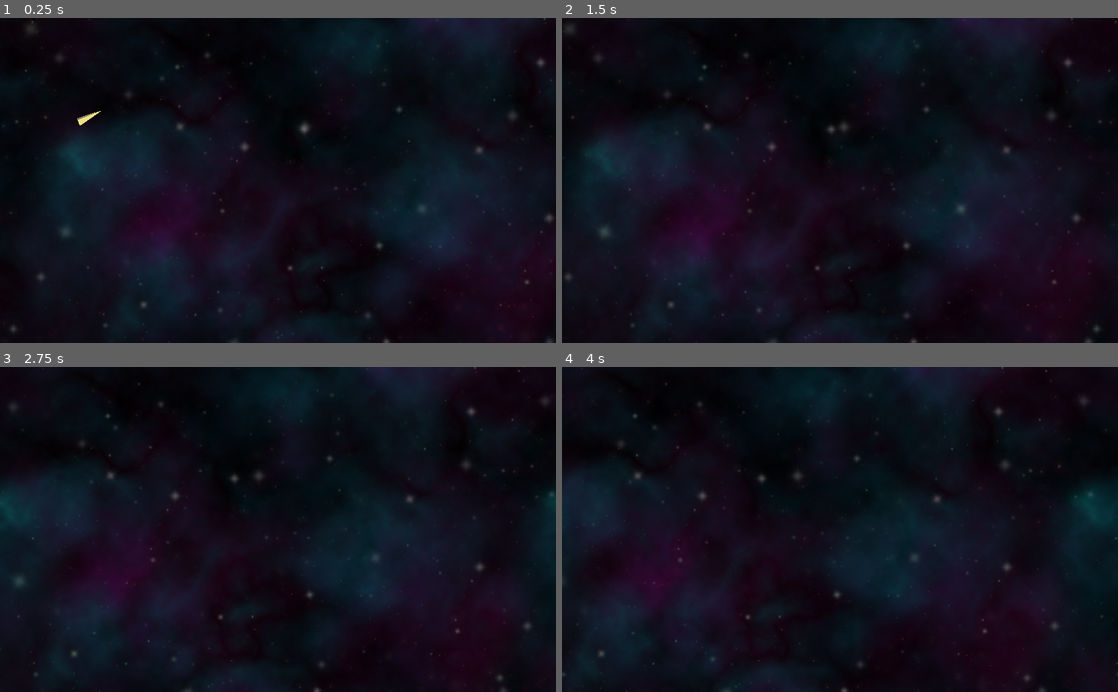
Above: before the commit, frames 1-4 (two rows, left to right).
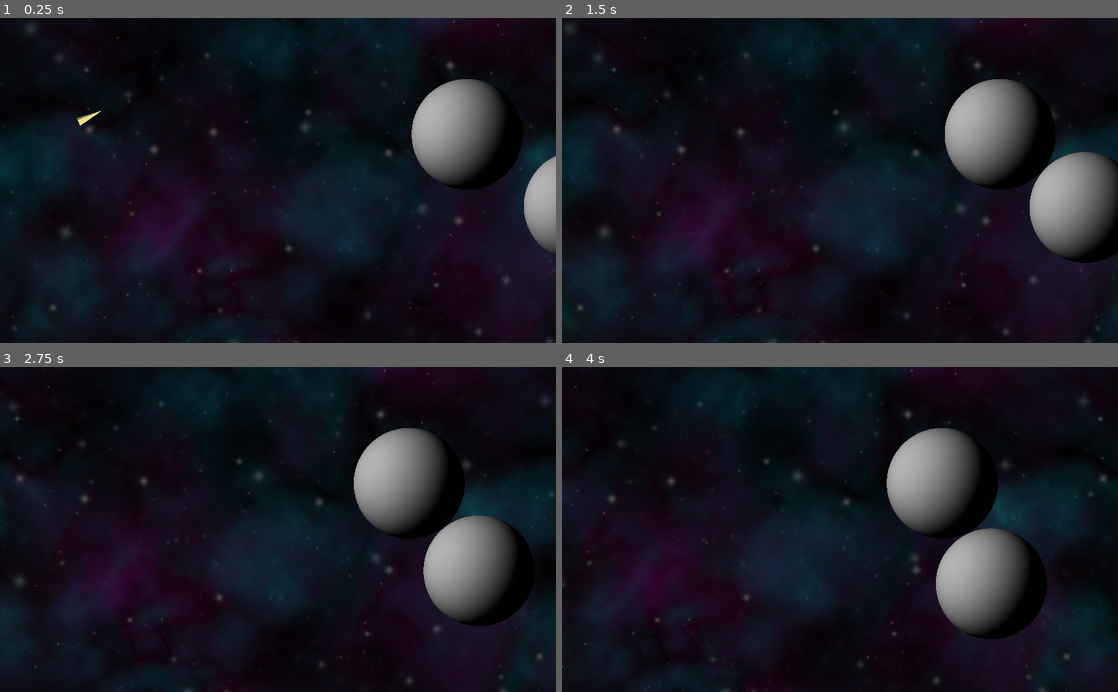
Above: after the commit, the same moments.

Repository: RichoM/godot-PhysicalBits-plugin
Game: Godot game, scene res://Main.tscn
Same seed, same stepped clock (60 frames per second), same inputs: the game is played once before the commit and once after it.
Inputs:
- Up to frame 1 (0.25 s): no input
- Up to frame 2 (1.5 s): hold Space (movement_up) 0.53-1.28 s
- Up to frame 3 (2.75 s): hold Space (movement_up) from 2.03 s (still down)
- Up to frame 4 (4 s): release Space (movement_up) at 3.53 s

The runs differ from the first frame. In frame 1, 12% of the frame differs, in the area x 0-100%, y 0-100%; in frame 2, 14%; in frame 3, 15%; in frame 4, 16%.

Commit message:
Adding placeholder asteroids and experimenting with physics and collision detection

Diff:
--- a/Main.tscn
+++ b/Main.tscn
@@ -6,6 +6,7 @@
 [ext_resource path="res://space_noise/space_noise_0.tres" type="Material" id=4]
 [ext_resource path="res://space_noise/space_noise_2.tres" type="Material" id=5]
 [ext_resource path="res://airplane/legalpad.jpg" type="Texture" id=6]
+[ext_resource path="res://asteroid.tscn" type="PackedScene" id=7]
 
 [sub_resource type="Environment" id=1]
 background_mode = 1
@@ -29,27 +30,30 @@
 emission_operator = 0
 emission_on_uv2 = false
 
+[sub_resource type="BoxShape" id=4]
+extents = Vector3( 0.0205623, 0.00726444, 0.0313064 )
+
 [node name="Spatial" type="Spatial"]
 
 [node name="Camera" type="Camera" parent="."]
-transform = Transform( 1, 0, 0, 0, 1, 0, 0, 0, 1, 0, 0, 0.103825 )
+transform = Transform( 1, 0, 0, 0, 1, 0, 0, 0, 1, 0, 0, 0.5 )
 keep_aspect = 0
 environment = SubResource( 1 )
 projection = 1
 
 [node name="space_noise_0" type="MeshInstance" parent="."]
-transform = Transform( 1, 0, 0, 0, -1.62921e-07, -1, 0, 1, -1.62921e-07, 0, 0, -0.778113 )
+transform = Transform( 1, 0, 0, 0, -1.62921e-07, -1, 0, 1, -1.62921e-07, 0, 0, -3 )
 visible = false
 mesh = SubResource( 2 )
 material/0 = ExtResource( 4 )
 
 [node name="space_noise_1" type="MeshInstance" parent="."]
-transform = Transform( 1, 0, 0, 0, -1.62921e-07, -1, 0, 1, -1.62921e-07, 0, 0, -0.778113 )
+transform = Transform( 1, 0, 0, 0, -1.62921e-07, -1, 0, 1, -1.62921e-07, 0, 0, -2 )
 mesh = SubResource( 2 )
 material/0 = ExtResource( 3 )
 
 [node name="space_noise_2" type="MeshInstance" parent="."]
-transform = Transform( 1, 0, 0, 0, -1.62921e-07, -1, 0, 1, -1.62921e-07, 0.162967, 0.00509271, -0.778113 )
+transform = Transform( 1, 0, 0, 0, -1.62921e-07, -1, 0, 1, -1.62921e-07, 0, 0, -1 )
 mesh = SubResource( 2 )
 material/0 = ExtResource( 5 )
 
@@ -57,13 +61,25 @@
 transform = Transform( 0.396038, 0.59109, -0.702686, -0.532465, 0.771291, 0.3487, 0.748088, 0.236057, 0.620195, 0, 0, 0 )
 light_energy = 0.7
 
-[node name="airplane" type="Spatial" parent="."]
-transform = Transform( 1, 0, 0, 0, 1, 0, 0, 0, 1, -0.357185, 0.00509271, 0 )
+[node name="airplane" type="Area" parent="."]
+transform = Transform( 1, 0, 0, 0, 1, 0, 0, 0, 1, -0.357, 0.005, 0 )
 script = ExtResource( 1 )
 
 [node name="rotation" type="Spatial" parent="airplane"]
 
 [node name="mesh" type="MeshInstance" parent="airplane/rotation"]
-transform = Transform( -0.976915, 0.213627, -7.78829e-07, 0.213627, 0.976915, 1.39217e-07, 3.95295e-07, -1.51878e-08, -2, 0.0198058, -0.0113749, -0.0382985 )
+transform = Transform( -0.976915, 0.213627, -7.78829e-07, 0.213627, 0.976915, 1.39217e-07, 3.95295e-07, -1.51878e-08, -2, 0.0198058, -0.0113749, -0.000543505 )
 mesh = ExtResource( 2 )
 material/0 = SubResource( 3 )
+
+[node name="CollisionShape" type="CollisionShape" parent="airplane"]
+transform = Transform( 1, 0, 0, 0, 1, 0, 0, 0, 1, 0.019, 0, 0 )
+shape = SubResource( 4 )
+
+[node name="asteroid" parent="." instance=ExtResource( 7 )]
+transform = Transform( 1, 0, 0, 0, 1, 0, 0, 0, 1, 0.56284, -0.0461345, 0 )
+speed = 5.0
+
+[node name="asteroid2" parent="." instance=ExtResource( 7 )]
+transform = Transform( 1, 0, 0, 0, 1, 0, 0, 0, 1, 0.350622, 0.0830419, 0 )
+speed = 2.5
--- a/airplane.gd
+++ b/airplane.gd
@@ -1,9 +1,12 @@
-extends Spatial
+extends Area
 
 const GRAVITY = -0.81
 
 var time = 0
 var vel = 0.5
+
+func _ready():
+	pass
 
 func _process(delta):
 	if Input.is_action_pressed("movement_up"):
@@ -16,3 +19,6 @@
 	$rotation/mesh.rotation.x = sin(time * 2) / 5
 
 	translate_object_local(Vector3.UP * vel * delta)
+
+func _physics_process(delta):
+	print(get_overlapping_bodies().size())
--- /dev/null
+++ b/asteroid.gd
@@ -0,0 +1,6 @@
+extends KinematicBody
+
+export var speed = 1.0
+
+func _physics_process(delta):
+	move_and_slide(Vector3.LEFT * delta  * speed)
--- /dev/null
+++ b/asteroid.tscn
@@ -0,0 +1,19 @@
+[gd_scene load_steps=4 format=2]
+
+[ext_resource path="res://asteroid.gd" type="Script" id=1]
+
+[sub_resource type="SphereMesh" id=1]
+
+[sub_resource type="SphereShape" id=2]
+
+[node name="asteroid" type="KinematicBody"]
+script = ExtResource( 1 )
+
+[node name="MeshInstance" type="MeshInstance" parent="."]
+transform = Transform( 0.1, 0, 0, 0, 0.1, 0, 0, 0, 0.1, 0, 0, 0 )
+mesh = SubResource( 1 )
+material/0 = null
+
+[node name="CollisionShape" type="CollisionShape" parent="."]
+transform = Transform( 0.1, 0, 0, 0, 0.1, 0, 0, 0, 0.1, 0, 0, 0 )
+shape = SubResource( 2 )
Not shown: 1 places in Main.tscn that only renumber resources
